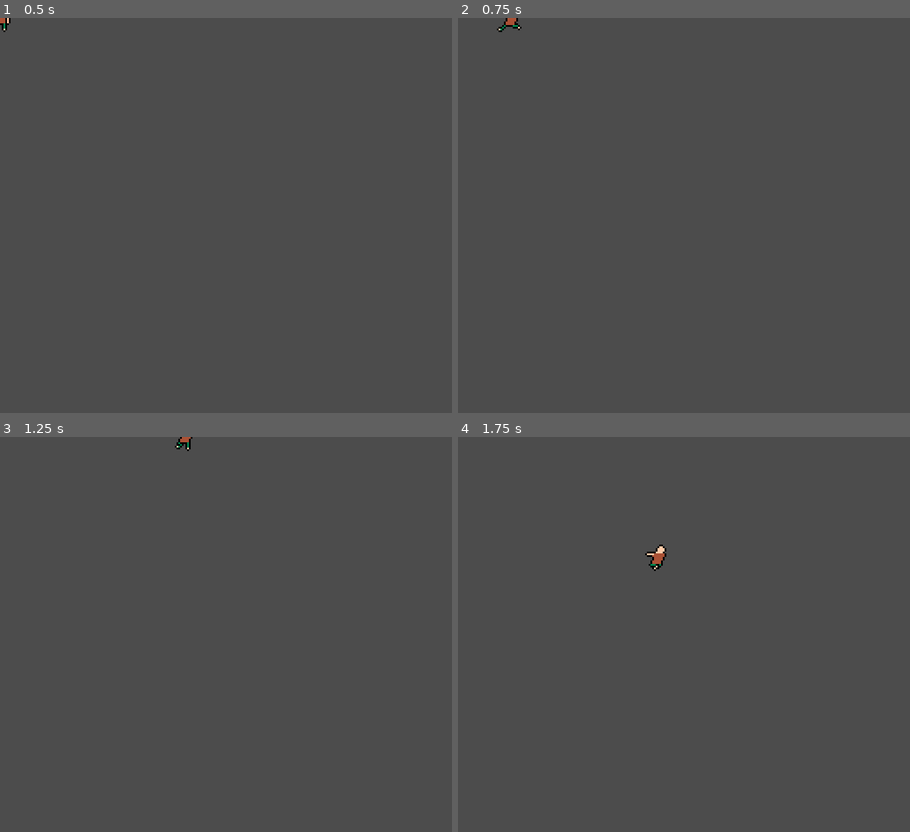
Above: before the commit, frames 1-4 (two rows, left to right).
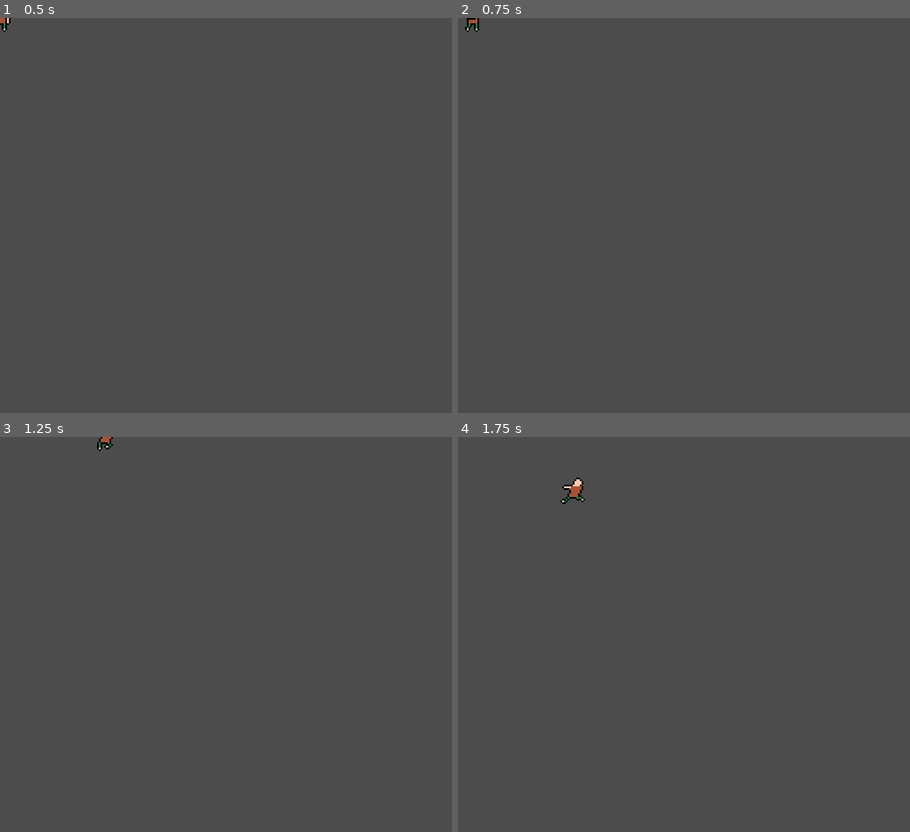
Above: after the commit, the same moments.

Repository: Gidaio/retro-8-bit-game-jam
Game: Godot game, scene res://scenes/player.tscn
The game is run twice, just before and just after one commit, with the same random seed, the same clock (stepped at 60 frames per second) and the same inputs.
Inputs:
- Up to frame 1 (0.5 s): no input
- Up to frame 2 (0.75 s): tap Enter at 0.5 s; hold Right (right) from 0.53 s (still down); tap Z (attack, bound only after the commit) at 0.6 s
- Up to frame 3 (1.25 s): keep holding Right (right)
- Up to frame 4 (1.75 s): release Right (right) at 1.28 s; hold Down (down) from 1.28 s (still down); tap Z (attack, bound only after the commit) at 1.35 s

Frame 1 is identical in both runs. In frame 2, 0.2% of the frame differs, in the area x 1-15%, y 0-4%; in frame 3, 0.2%; in frame 4, 0.4%, in the area x 22-47%, y 10-34%.

Commit message:
added punching

Diff:
--- a/project.godot
+++ b/project.godot
@@ -46,6 +46,11 @@
 "events": [ Object(InputEventKey,"resource_local_to_scene":false,"resource_name":"","device":0,"alt":false,"shift":false,"control":false,"meta":false,"command":false,"pressed":false,"scancode":16777234,"unicode":0,"echo":false,"script":null)
  ]
 }
+attack={
+"deadzone": 0.5,
+"events": [ Object(InputEventKey,"resource_local_to_scene":false,"resource_name":"","device":0,"alt":false,"shift":false,"control":false,"meta":false,"command":false,"pressed":false,"scancode":90,"unicode":0,"echo":false,"script":null)
+ ]
+}
 
 [rendering]
 
--- a/scenes/player.gd
+++ b/scenes/player.gd
@@ -1,8 +1,16 @@
 extends KinematicBody2D
 
-export (int) var speed = 150
+export (int) var speed = 120
 var velocity = Vector2()
 var sprite_direction = "right"
+var attacking = false
+
+
+func handle_attacking():
+	if Input.is_action_just_pressed("attack") and !attacking:
+		attacking = true
+		$AnimationPlayer.play("attack")
+		var _error = $AnimationPlayer.connect("animation_finished", self, "_on_AnimationPlayer_animation_finished", [], CONNECT_ONESHOT)
 
 func get_input():
 	velocity = Vector2()
@@ -18,11 +26,7 @@
 
 	return velocity
 
-func _physics_process(_delta):
-	get_input()
-	velocity = move_and_slide(velocity)
-
-func _process(_delta):
+func handle_sprite():
 	var animation_player = $AnimationPlayer
 	var sprite = $Sprite
 	if velocity.length() > 0:
@@ -30,8 +34,21 @@
 			sprite.flip_h = false
 		elif velocity.x < 0:
 			sprite.flip_h = true
-		animation_player.play("run")
+
+		if !animation_player.is_playing():
+			animation_player.play("run")
 
 	elif velocity.length() == 0:
 		animation_player.stop()
 		sprite.frame = 0
+
+func _physics_process(_delta):
+	handle_attacking()
+	if !attacking:
+		get_input()
+		velocity = move_and_slide(velocity)
+		handle_sprite()
+
+func _on_AnimationPlayer_animation_finished(anim_name):
+	if anim_name == "attack":
+		attacking = false
--- a/scenes/player.tscn
+++ b/scenes/player.tscn
@@ -1,10 +1,26 @@
-[gd_scene load_steps=6 format=2]
+[gd_scene load_steps=7 format=2]
 
 [ext_resource path="res://sprites/player.png" type="Texture" id=1]
 [ext_resource path="res://scenes/player.gd" type="Script" id=2]
 
 [sub_resource type="RectangleShape2D" id=1]
 extents = Vector2( 6.78284, 7.99573 )
+
+[sub_resource type="Animation" id=4]
+resource_name = "attack"
+length = 0.2
+tracks/0/type = "value"
+tracks/0/path = NodePath("Sprite:frame")
+tracks/0/interp = 1
+tracks/0/loop_wrap = true
+tracks/0/imported = false
+tracks/0/enabled = true
+tracks/0/keys = {
+"times": PoolRealArray( 0, 0.1 ),
+"transitions": PoolRealArray( 1, 1 ),
+"update": 1,
+"values": [ 7, 8 ]
+}
 
 [sub_resource type="Animation" id=2]
 resource_name = "run"
@@ -50,8 +66,9 @@
 texture = ExtResource( 1 )
 vframes = 3
 hframes = 4
-frame = 6
+frame = 8
 
 [node name="AnimationPlayer" type="AnimationPlayer" parent="."]
+anims/attack = SubResource( 4 )
 anims/run = SubResource( 2 )
 anims/walk = SubResource( 3 )
